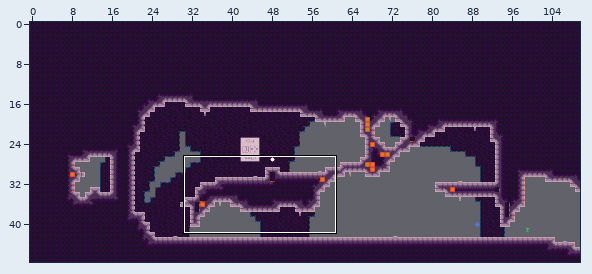
One commit to this Tiled map (JSON): assets/world/room/intro2.json. Above, an overview of the earlier version with the close-up marked.
Close-up. First the earlier version:
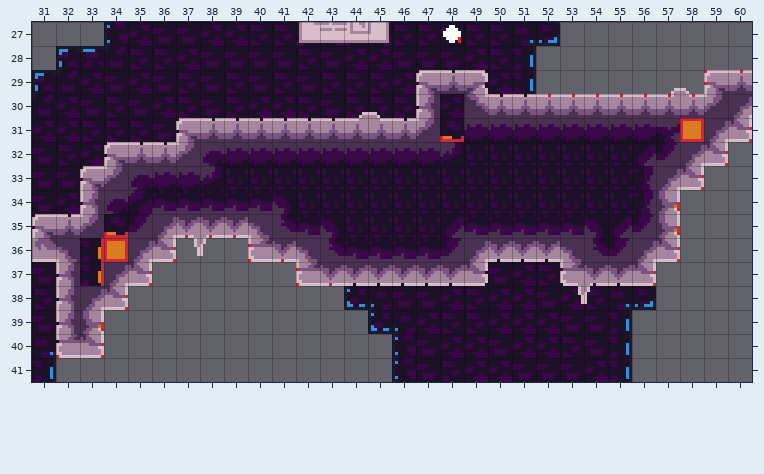
Cells are 8x8 px. Shown: x 31..60, y 27..41. The commit also changed other parts of the map, which this record leaves out.
After:
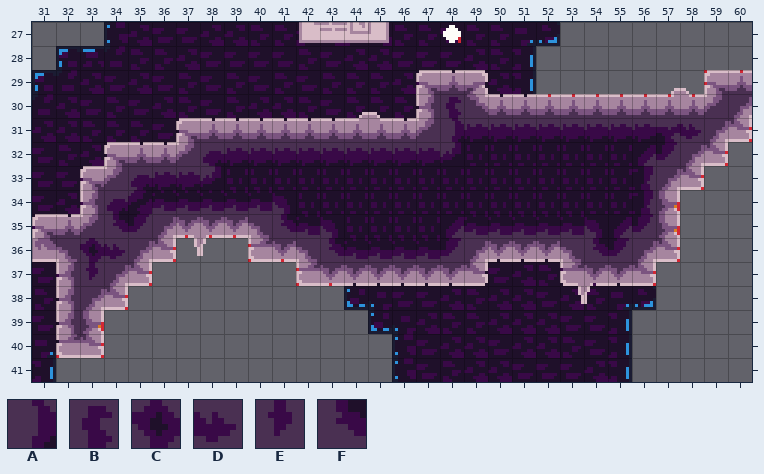
Key: from "stone": A 22, B 33, C 46, D 48, E 72, F 75.
_ is an empty cell.
What changed:
Changed rows in their new state; . is an unchanged cell.
Layer "map":
first column x 48:
30 B..........
31 A.........D
first column x 33:
35 .F
36 CD
37 E.
Where, in picture pixels (left, top, right, bottom), the same in both close-ups:
added: (440, 94, 464, 142)
added: (680, 118, 704, 142)
added: (80, 214, 128, 286)
